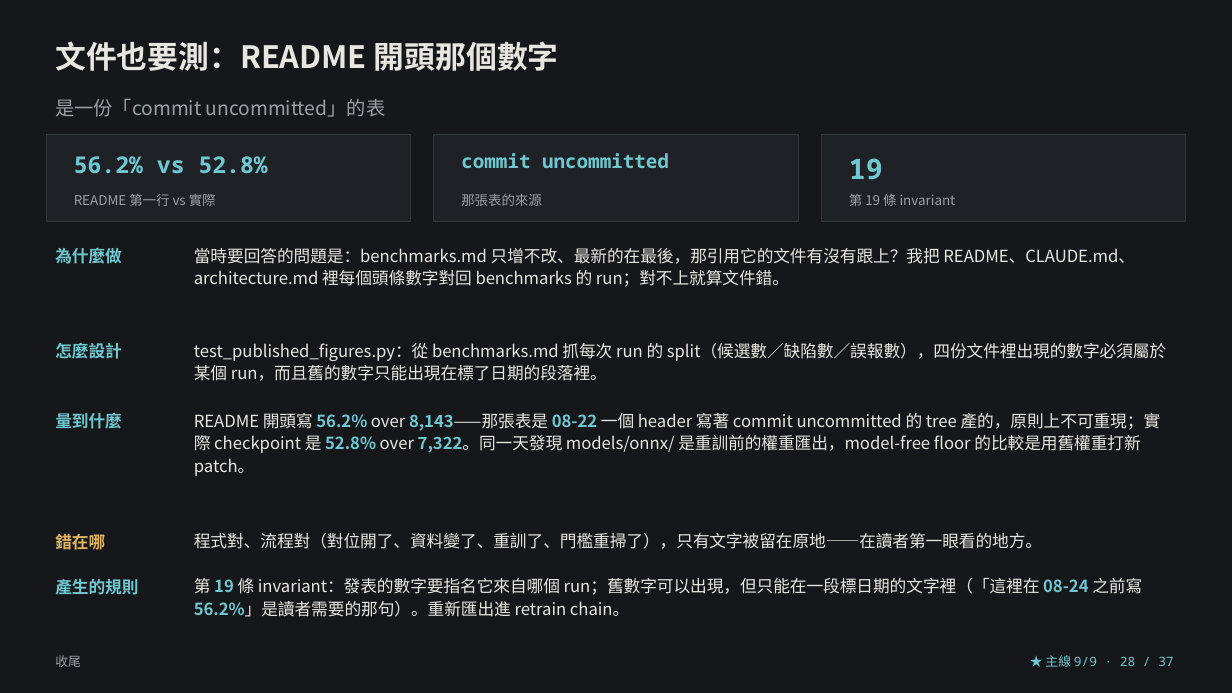
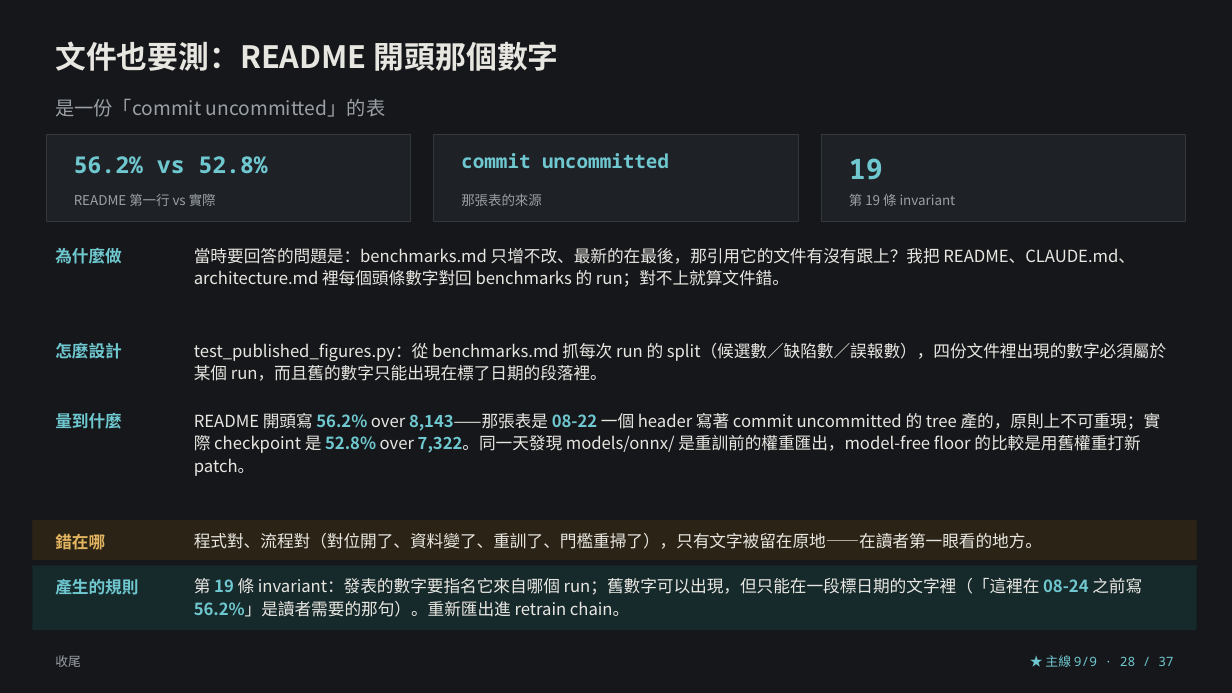
Before and after one commit to lin891020/aoi-agent, a slide deck: slide 28 of docs/deck/aoi-agent-journey.zh-TW.pptx. Drawn at 1232x693 pixels with LibreOffice and Linux fonts; fonts in the diff are those of the drawing. Boxes give left, top, right and bottom in pixels: in the first picture for what was removed or moved away, otherwise in the second. Text is boxed around its words. In the diff, an @@ line names an element or a change of style, - is before the commit and + after.

```diff
--- a/docs/deck/aoi-agent-journey.zh-TW.pptx
+++ b/docs/deck/aoi-agent-journey.zh-TW.pptx
@@ rectangle added at [32, 520, 1197, 560], fill #2B2416 @@
@@ rectangle added at [32, 566, 1197, 630], fill #16292B @@
```
Also in this commit, not shown: 19 other slides changed, 4 other files.
